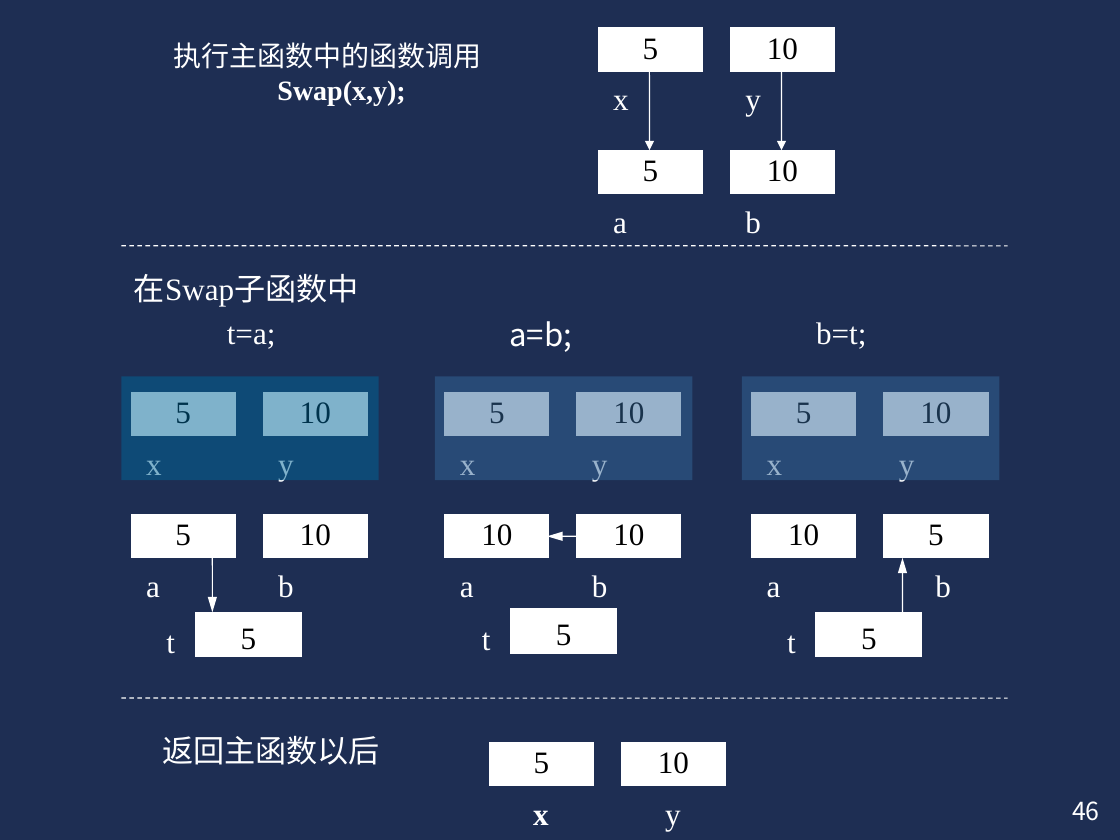
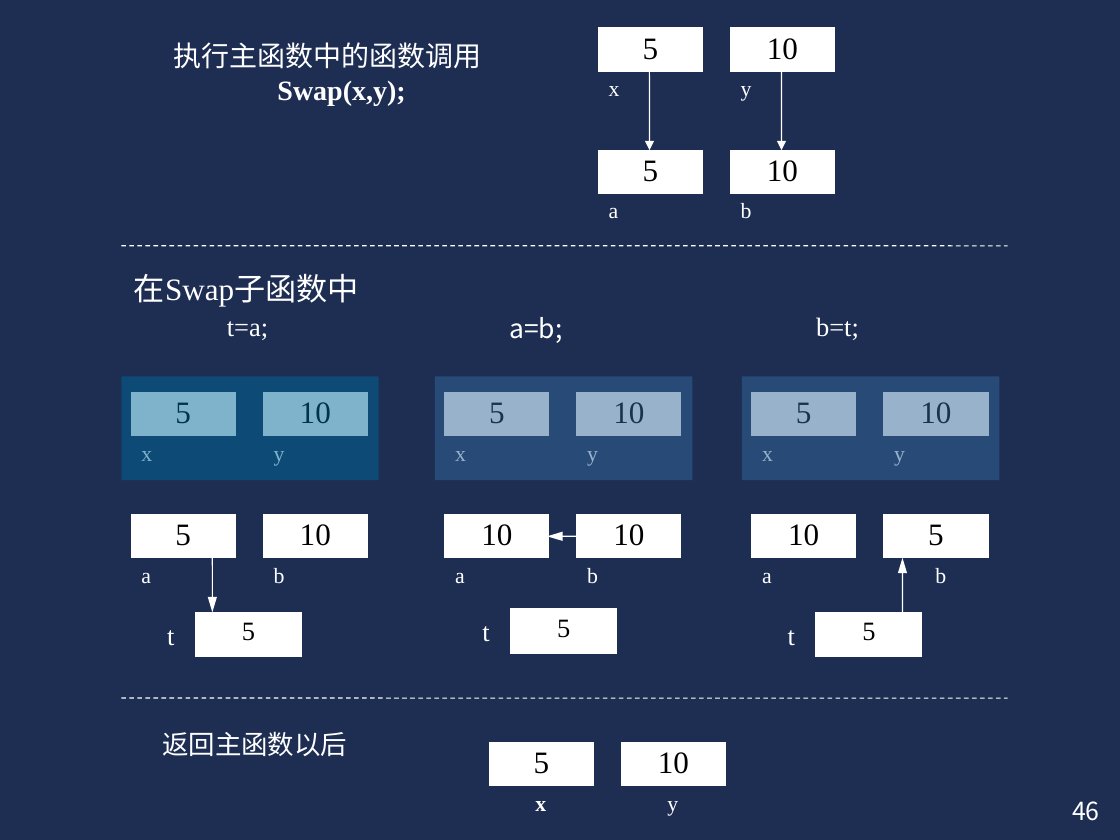
Before and after one commit to cugwhp/OOPCPP, a slide deck: slide 46 of 02.PPT/第3章 函数/c++3.ppt. Drawn at 1120x840 pixels with LibreOffice and Linux fonts; fonts in the diff are those of the drawing. Boxes give left, top, right and bottom in pixels: in the first picture for what was removed or moved away, otherwise in the second. Text is boxed around its words. In the diff, an @@ line names an element or a change of style, - is before the commit and + after.

```diff
--- a/02.PPT/第3章 函数/c++3.ppt
+++ b/02.PPT/第3章 函数/c++3.ppt
@@ size 20 to 17 pt; line spacing 1 to 0.9 in 10 elements at bbox=[509, 317, 562, 343], bbox=[227, 321, 268, 340], bbox=[196, 613, 301, 657], bbox=[167, 630, 174, 646], bbox=[816, 317, 859, 340], bbox=[816, 613, 922, 657], bbox=[788, 630, 795, 646], bbox=[511, 609, 616, 654], bbox=[482, 626, 489, 642], bbox=[162, 731, 347, 756] @@
@@ size 20 to 14 pt; line spacing 1 to 0.8 in 18 elements at bbox=[609, 86, 620, 96], bbox=[741, 86, 752, 101], bbox=[609, 207, 619, 218], bbox=[741, 203, 752, 218], bbox=[141, 451, 152, 461], bbox=[274, 451, 285, 466], bbox=[141, 573, 151, 584], bbox=[274, 568, 285, 583], bbox=[762, 451, 773, 461], bbox=[894, 451, 905, 466], bbox=[762, 572, 772, 584], bbox=[935, 568, 946, 584], bbox=[455, 451, 466, 461], bbox=[587, 451, 598, 466], bbox=[455, 572, 465, 584], bbox=[587, 568, 598, 584], bbox=[535, 801, 546, 811], bbox=[667, 801, 678, 816] @@
```
Also in this commit, not shown: 2 other slides changed, 26 other files.
